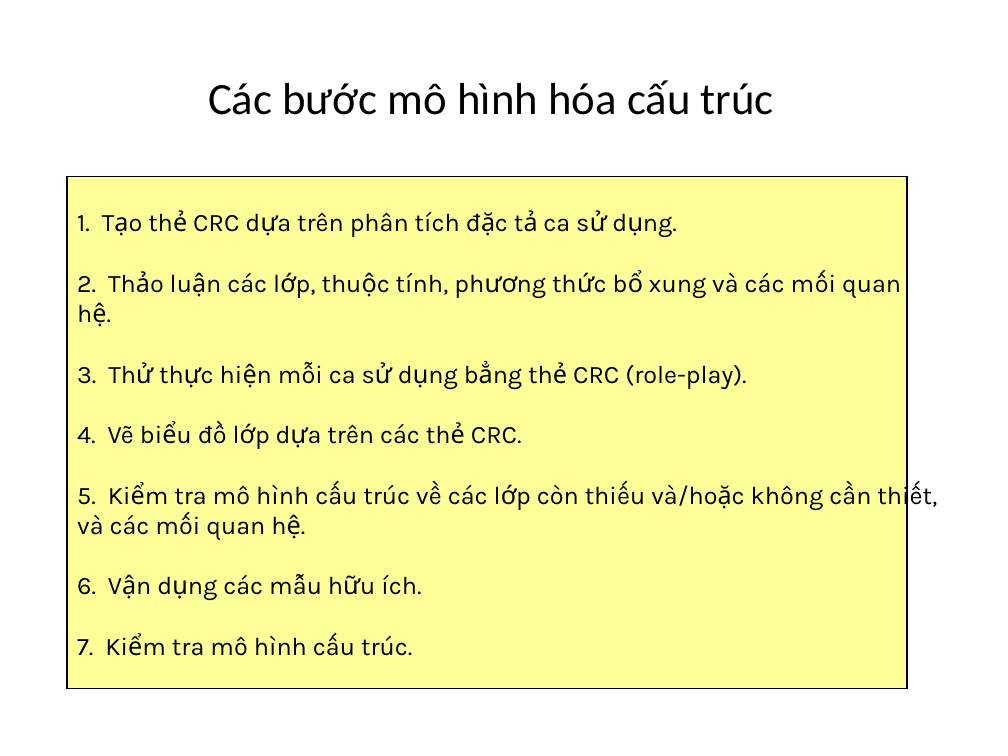
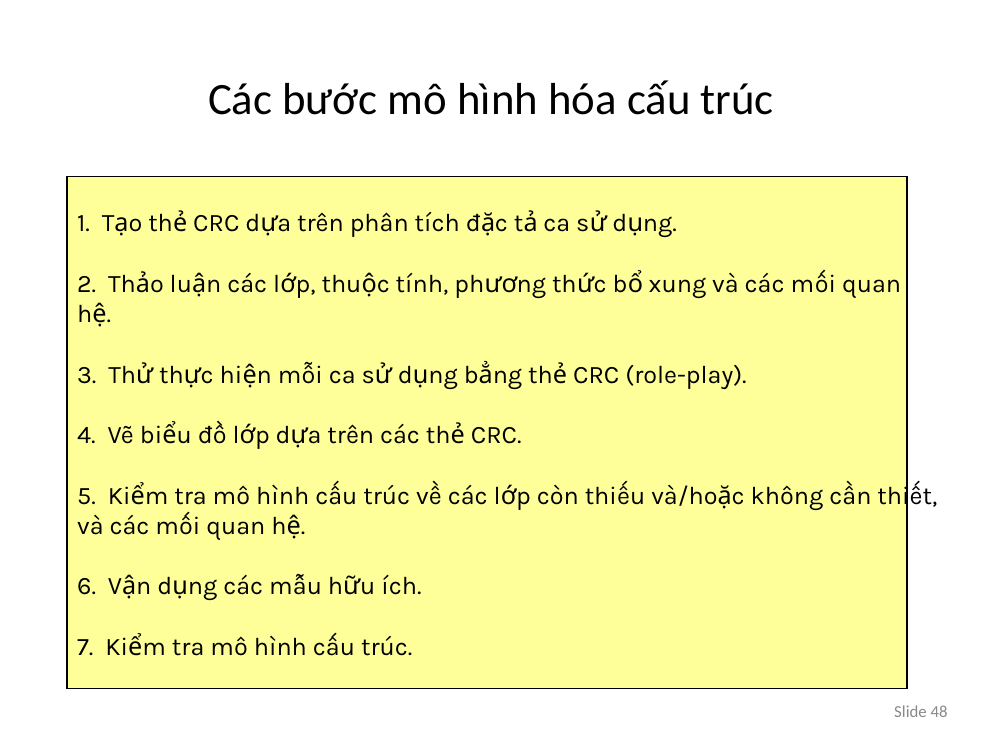
Before and after one commit to hoangtheky/PTTKHT, a slide deck: slide 48 of Slides/lec5_phan_tich_cau_truc.ppt (slide 49 before the commit). Drawn at 1008x756 pixels with LibreOffice and Linux fonts; fonts in the diff are those of the drawing. Boxes give left, top, right and bottom in pixels: in the first picture for what was removed or moved away, otherwise in the second. Text is boxed around its words. In the diff, an @@ line names an element or a change of style, - is before the commit and + after.

```diff
--- a/Slides/lec5_phan_tich_cau_truc.ppt
+++ b/Slides/lec5_phan_tich_cau_truc.ppt
@@ page number added at (894,705,948,717), 12 pt, text #898989 @@
+Slide 48
```
Also in this commit, not shown: 39 other slides changed, 3 slides added, 4 slides removed, 2 other files.
